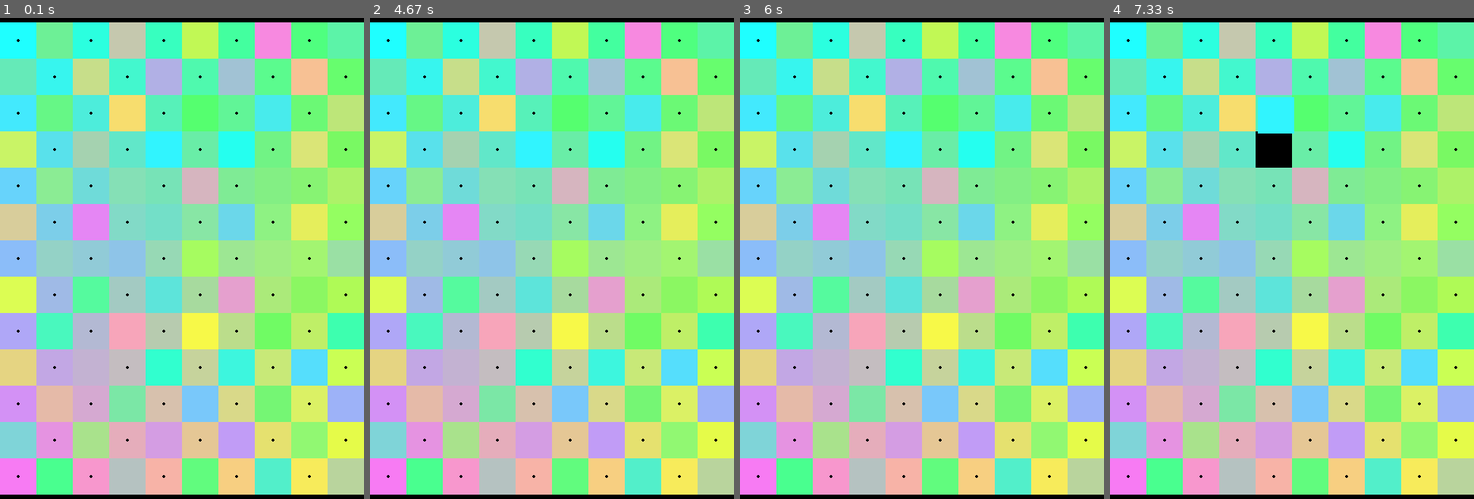
Above: before the commit, frames 1-4 (left to right).
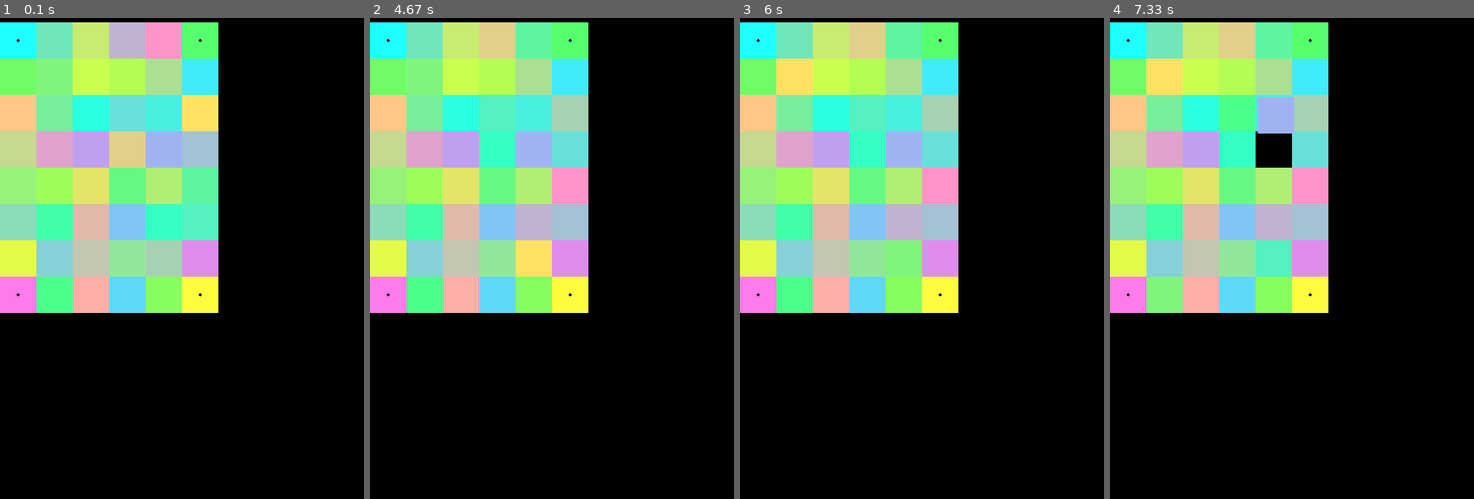
Above: after the commit, the same moments.

Repository: Angelina-ainel/PyGame-Project
Game: pygame game, started from field.py
Two runs of this game, one before a commit and one after it. Both use one fixed random seed, a clock stepped at 60 frames per second and the inputs below.
Inputs (mouse positions are in pixels of both pictures, inside the frame that each line leads up to):
- Up to frame 1 (0.1 s): no input
- Up to frame 2 (4.67 s): press the mouse at (497, 147) at 0.37 s; move the mouse to (468, 162) at 0.47 s; release the mouse at (439, 176) at 0.6 s; press the mouse at (497, 147) at 2.2 s; move the mouse to (497, 104) at 2.3 s; release the mouse at (501, 56) at 2.43 s; press the mouse at (497, 147) at 2.53 s; move the mouse to (511, 181) at 2.63 s; release the mouse at (530, 210) at 2.77 s; press the mouse at (570, 186) at 2.87 s; move the mouse to (552, 119) at 2.97 s; release the mouse at (533, 56) at 3.1 s; press the mouse at (570, 147) at 3.7 s; move the mouse to (573, 186) at 3.8 s; release the mouse at (581, 224) at 3.93 s; press the mouse at (570, 147) at 4.03 s; move the mouse to (533, 138) at 4.13 s; release the mouse at (493, 123) at 4.27 s; press the mouse at (533, 258) at 4.37 s; move the mouse to (552, 181) at 4.47 s; release the mouse at (570, 104) at 4.6 s
- Up to frame 3 (6 s): press the mouse at (903, 258) at 5.7 s; move the mouse to (845, 171) at 5.8 s; release the mouse at (787, 80) at 5.93 s
- Up to frame 4 (7.33 s): press the mouse at (1273, 258) at 6.03 s; move the mouse to (1219, 277) at 6.13 s; release the mouse at (1160, 301) at 6.27 s; press the mouse at (1273, 258) at 6.87 s; move the mouse to (1255, 181) at 6.97 s; release the mouse at (1241, 109) at 7.1 s; press the mouse at (1273, 147) at 7.2 s; move the mouse to (1277, 114) at 7.3 s

The runs differ from the first frame. In frame 1, 95% of the frame differs, in the area x 0-100%, y 0-100%; in frame 2, 96%; in frame 3, 96%; in frame 4, 95%.

Commit message:
bug fixing and checking the status of the field in progress

Diff:
--- a/field.py
+++ b/field.py
@@ -3,7 +3,8 @@
 # from PIL import ImageColor
 import random
 
-fixed_elems = ['4 corners', 'whole frame', 'vertical lines', 'horizontal lines']
+
+# fixed_elems = ['4 corners', 'whole frame', 'vertical lines', 'horizontal lines']
 
 
 def condition_to_mix(elem):
@@ -55,14 +56,32 @@
                 self.group.add(self)
         if args and args[0].type == pg.MOUSEBUTTONUP:
             if self.pushed:
-                change_places = max((filter(lambda sprite: pg.sprite.collide_mask(self, sprite) and not sprite.fixed
-                                            and sprite != self, self.group)),
-                                    key=lambda s: self.mask.overlap_area(s.mask, (self.rect.x - s.rect.x,
-                                                                                  self.rect.y - s.rect.y)))
-                if self.rect.width * self.rect.height // 2 < self.mask.overlap_area(change_places.mask,
-                                                                                    (self.rect.x - change_places.rect.x,
-                                                                                  self.rect.y - change_places.rect.y)):
-                    self.rect.topleft, change_places.rect.topleft = change_places.rect.topleft, self.pushed_elem_topleft
+                colisions = list(filter(lambda sprite: pg.sprite.collide_mask(self, sprite) and not sprite.fixed
+                                         and sprite != self, self.group))
+                if colisions:
+                    change_places = max(colisions,
+                                        key=lambda s: self.mask.overlap_area(s.mask, (self.rect.x - s.rect.x,
+                                                                                      self.rect.y - s.rect.y)))
+                    if self.rect.width * self.rect.height // 2 < \
+                            self.mask.overlap_area(change_places.mask,
+                                                   (
+                                                           self.rect.x - change_places.rect.x,
+                                                           self.rect.y - change_places.rect.y)):
+                        self.rect.topleft, change_places.rect.topleft = change_places.rect.topleft, \
+                                                                        self.pushed_elem_topleft
+                        self.id, change_places.id = change_places.id, self.id
+                        # self_sprite = self.group.sprites()[self.group.sprites().index(self)]
+                        # pair_sprite = self.group.sprites()[self.group.sprites().index(change_places)]
+                        # self_sprite, pair_sprite = pair_sprite, self_sprite
+                        print([sprite.id for sprite in self.group.sprites()])
+                        self.group.sprites().insert(self.group.sprites().index(change_places), self)
+                        # self.group.sprites()[self.group.sprites().index(self)], \
+                        # self.group.sprites()[self.group.sprites().index(change_places)] = \
+                            # self.group.sprites()[self.group.sprites().index(change_places)], \
+                            # self.group.sprites()[self.group.sprites().index(self)]
+                        print([sprite.id for sprite in self.group.sprites()])
+                    else:
+                        self.rect.topleft = self.pushed_elem_topleft
                 else:
                     self.rect.topleft = self.pushed_elem_topleft
                 self.pushed = False
@@ -88,7 +107,7 @@
         self.right_top = color2
         self.left_bottom = color3
         self.right_bottom = color4
-        self.all_elems = pg.sprite.Group()
+        self.sprite_group = pg.sprite.Group()
         self.list_elems = []
         self.fixed_elems = type
         self.mixed = False
@@ -125,13 +144,13 @@
         coeff_h_right = np.trunc((self.right_bottom - self.right_top) / (self.height - 1))
         for n in range(self.height * self.width):
             coeff_w = np.trunc(((self.right_top + (coeff_h_right * r)) -
-                       (self.left_top + (coeff_h_left * r))) / (self.width - 1))
+                                (self.left_top + (coeff_h_left * r))) / (self.width - 1))
             if c < self.width:
                 if c == 0 and r != 0:
                     c += 1
                 fixing = self.check_fixing(r, c)
                 color = self.left_top + (coeff_h_left * r) + (coeff_w * c)
-                sprite = Element(r, c, self.top, self.cell_size, color, fixing, id, self.all_elems)
+                sprite = Element(r, c, self.top, self.cell_size, color, fixing, id, self.sprite_group)
                 c += 1
                 id += 1
                 self.list_elems.append(sprite)
@@ -140,31 +159,20 @@
                 r += 1
                 fixing = self.check_fixing(r, c)
                 sprite = Element(r, c, self.top, self.cell_size,
-                                 self.left_top + (coeff_h_left * r), fixing, id, self.all_elems)
+                                 self.left_top + (coeff_h_left * r), fixing, id, self.sprite_group)
                 id += 1
                 self.list_elems.append(sprite)
 
     def mix_elements(self):
+        # print([sprite.id for sprite in self.list_elems])
         for i in range(len(self.list_elems)):
             if not self.list_elems[i].mixed and not self.list_elems[i].fixed:
                 pair = random.choice(list(filter(condition_to_mix, self.list_elems)))
                 self.list_elems[i].rect, pair.rect = pair.rect, self.list_elems[i].rect
+                self.list_elems[i].id, pair.id = pair.id, self.list_elems[i].id
                 pair.mixed = True
                 self.list_elems[i].mixed = True
-
-    def get_click(self, mouse_pos):
-        cell = self.get_cell(mouse_pos)
-        self.on_click(cell)
-
-    def get_cell(self, mouse_coord):
-        x, y = mouse_coord
-        r, c = (y - self.top) // self.cell_size, (x - self.left) // self.cell_size
-        if 0 <= r < self.height and 0 <= c < self.width:
-            return r, c
-        return None
-
-    def on_click(self, cell):
-        print(cell)
+        # print([sprite.id for sprite in self.list_elems])
 
 
 if __name__ == '__main__':
@@ -182,19 +190,23 @@
     Border(0, height - 50, width, height - 50)
     Border(0, 0, 0, height)
     Border(width, 0, width, height)
-    level = Field(10, 13, lt, rt, lb, rb, 'chess')
+    level = Field(6, 8, lt, rt, lb, rb, '4 corners')
     level.set_view(0, 50, 50)
     running = True
     pushed = False
     level.render()
     level.mix_elements()
+    # print([sprite.id for sprite in level.sprite_group.sprites()])
     while running:
         for event in pg.event.get():
             if event.type == pg.QUIT:
                 running = False
-            level.all_elems.update(event)
+            level.sprite_group.update(event)
         screen.fill((0, 0, 0))
-        level.all_elems.draw(screen)
-
+        level.sprite_group.draw(screen)
+        if [sprite.id for sprite in level.sprite_group.sprites()] == list(range(1, 6 * 8 + 1)):  # width * height + 1
+            print('Змечательно! вы завершили уровень!')
+            running = False
         pg.display.flip()
+    # print([sprite.id for sprite in level.sprite_group.sprites()])
     pg.quit()
--- /dev/null
+++ b/testing.py
@@ -0,0 +1,3 @@
+lst = [3, 5, 8, 0, 13]
+lst[0], lst[3] = lst[3], lst[0]
+print(lst)
